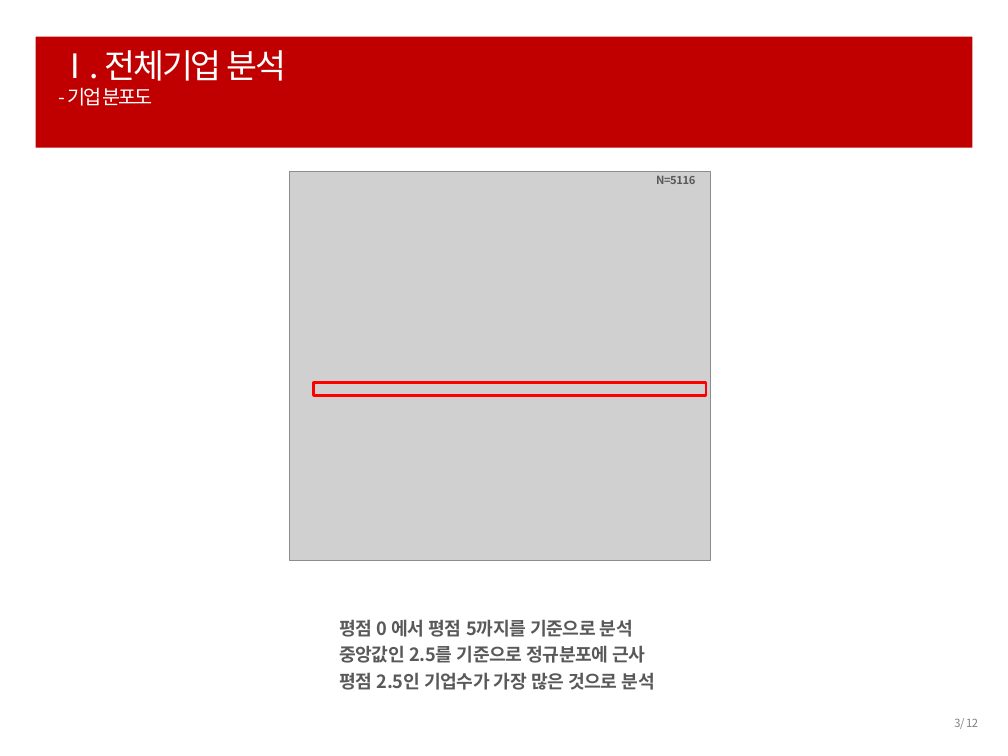
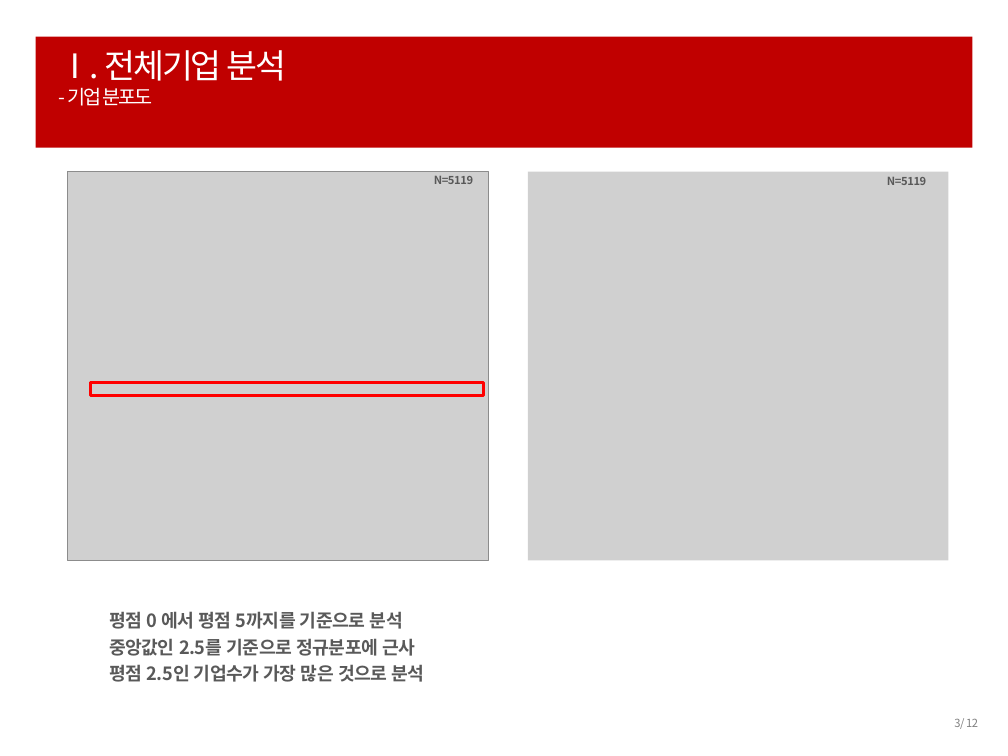
Before and after one commit to ParkHwan/R-studio, a slide deck: slide 3 of project/발표용(이경재) ppt.pptx. Drawn at 1008x756 pixels with LibreOffice and Linux fonts; fonts in the diff are those of the drawing; grey boxes stand for pictures. Boxes give left, top, right and bottom in pixels: in the first picture for what was removed or moved away, otherwise in the second. Text is boxed around its words. In the diff, an @@ line names an element or a change of style, - is before the commit and + after.

```diff
--- a/project/발표용(이경재) ppt.pptx
+++ b/project/발표용(이경재) ppt.pptx
@@ picture: place and size @@
-picture at <box>289,171,710,560</box>
+picture at <box>68,171,488,560</box>
@@ text at <box>434,176,473,184</box>: text changed @@
-N=5116
+N=5119
@@ picture added at <box>528,171,949,560</box> @@
@@ text added at <box>887,177,926,185</box>, 8 pt, text #595959, bold @@
+N=5119
@@ rectangle: place and size @@
-rectangle at <box>313,383,707,396</box>
+rectangle at <box>91,383,484,396</box>
@@ text "평점 0 에서 평점 5까지를 ...": place and size @@
-text "평점 0 에서 평점 5까지를 ..." at <box>339,619,655,690</box>
+text "평점 0 에서 평점 5까지를 ..." at <box>109,611,425,682</box>
```
Also in this commit, not shown: 5 other slides changed, 24 slides added, 1 slide removed, 48 other files.
